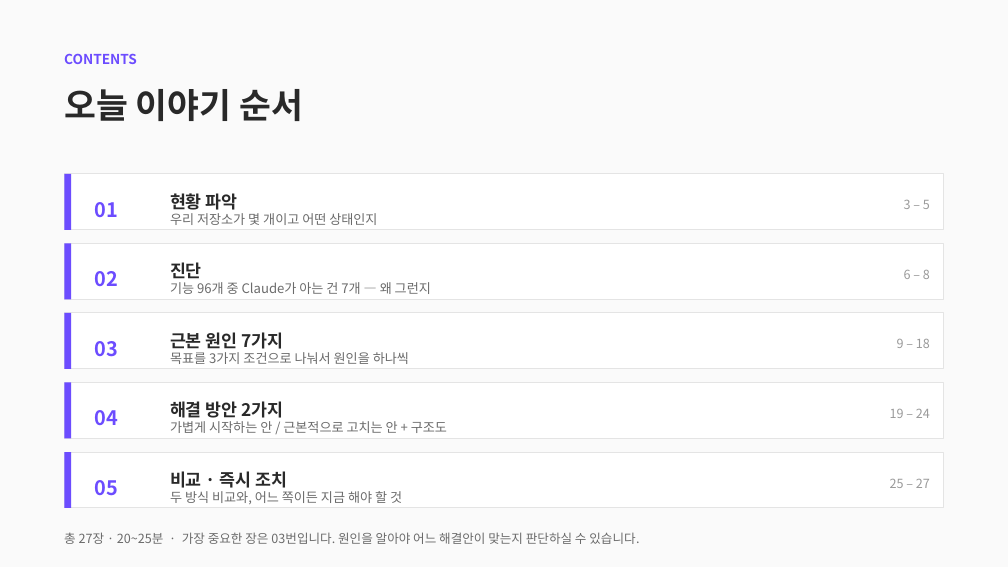
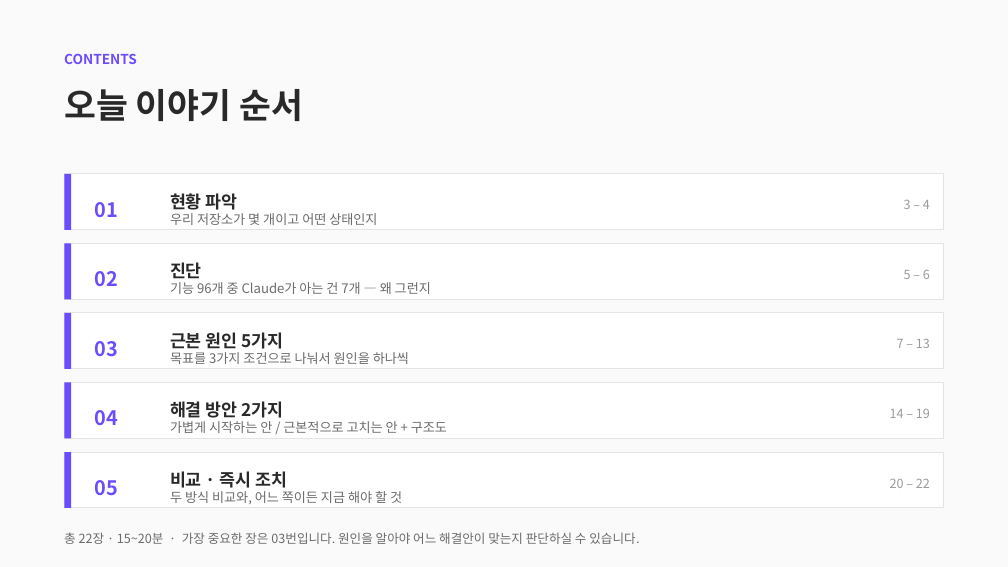
Before and after one commit to CdBd-in/design, a slide deck: slide 2 of CdBd 문서 체계 진단 및 개편 제안.pptx. Drawn at 1008x567 pixels with LibreOffice and Linux fonts; fonts in the diff are those of the drawing. Boxes give left, top, right and bottom in pixels: in the first picture for what was removed or moved away, otherwise in the second. Text is boxed around its words. In the diff, an @@ line names an element or a change of style, - is before the commit and + after.

```diff
--- a/CdBd 문서 체계 진단 및 개편 제안.pptx
+++ b/CdBd 문서 체계 진단 및 개편 제안.pptx
@@ text at (x1=904, y1=200, x2=930, y2=209): text changed @@
-3 – 5
+3 – 4
@@ text at (x1=170, y1=332, x2=283, y2=349): text changed @@
-근본 원인 7가지
+근본 원인 5가지
@@ text at (x1=897, y1=339, x2=930, y2=348): text changed @@
-9 – 18
+7 – 13
@@ text at (x1=890, y1=409, x2=930, y2=418): text changed @@
-19 – 24
+14 – 19
@@ text at (x1=890, y1=479, x2=930, y2=488): text changed @@
-25 – 27
+20 – 22
@@ text at (x1=64, y1=532, x2=639, y2=544): text changed @@
-총 27장 · 20~25분 · 가장 중요한 장은 03번입니다. 원인을 알아야 어느 해결안이 맞는지 판단하실 수 있습니다.
+총 22장 · 15~20분 · 가장 중요한 장은 03번입니다. 원인을 알아야 어느 해결안이 맞는지 판단하실 수 있습니다.
```
Also in this commit, not shown: 3 other slides changed, 1 other file.
